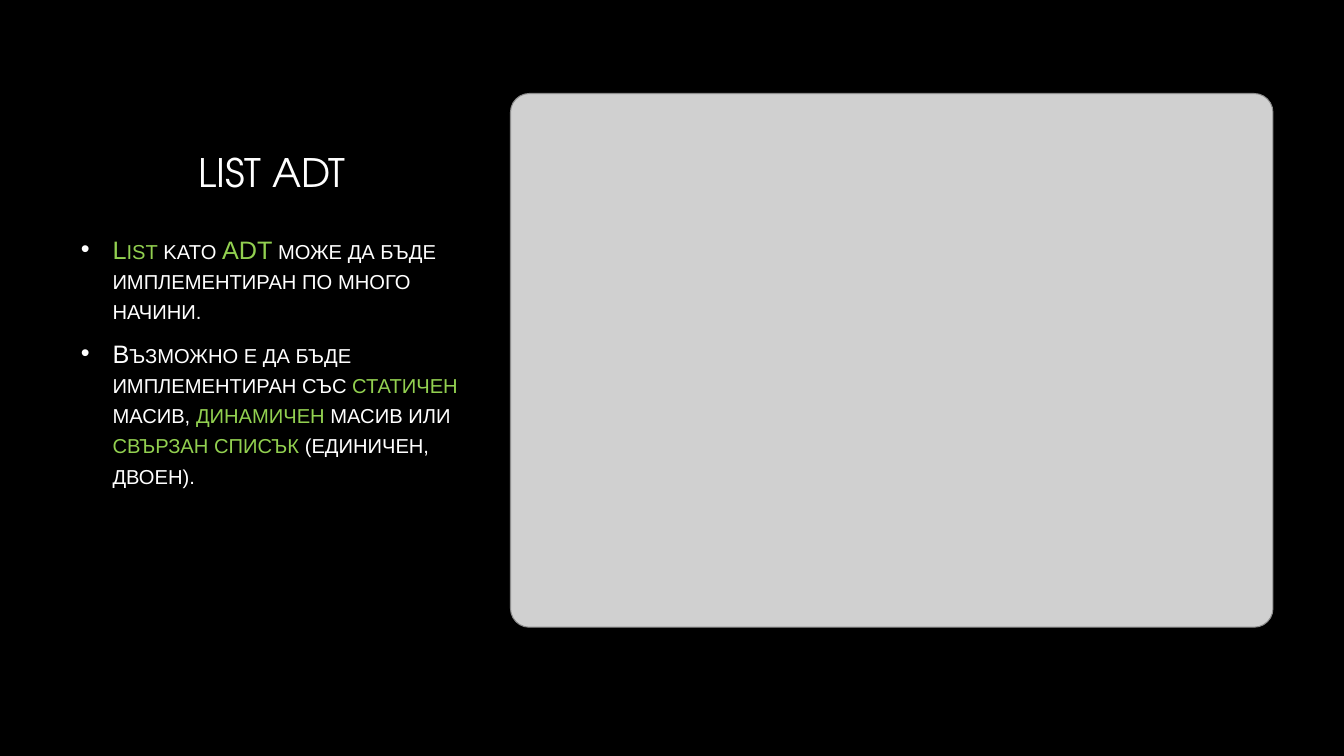
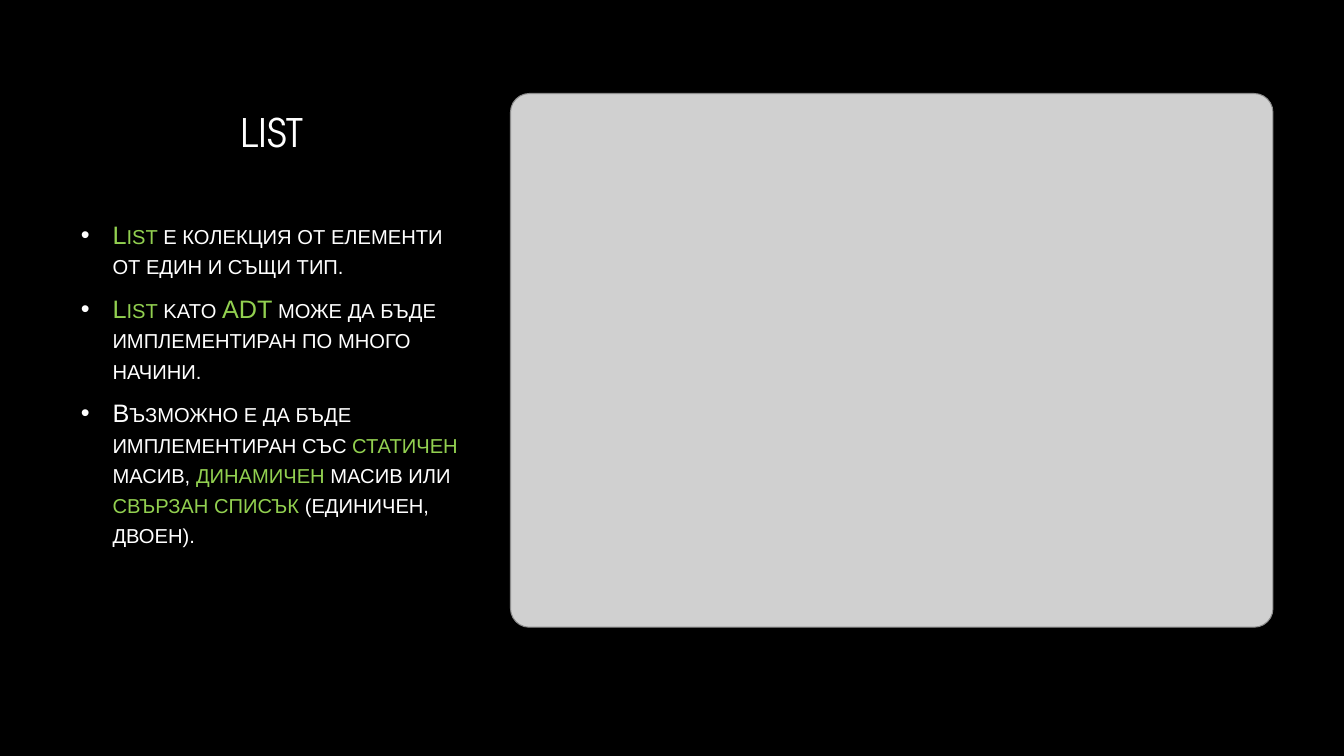
Before and after one commit to velizar92/CSharp-Programming-Presentations, a slide deck: slide 5 of Linear Data Structures.pptx. Drawn at 1344x756 pixels with LibreOffice and Linux fonts; fonts in the diff are those of the drawing; grey boxes stand for pictures; background and template pictures are left out. Boxes give left, top, right and bottom in pixels: in the first picture for what was removed or moved away, otherwise in the second. Text is boxed around its words. In the diff, an @@ line names an element or a change of style, - is before the commit and + after.

Commit message:
New slides for static list implementation

```diff
--- a/Linear Data Structures.pptx
+++ b/Linear Data Structures.pptx
@@ title at <box>240,117,303,148</box>: text changed @@
-LIST ADT
+LIST
@@ text "List е колекция от елементи ...": place and size @@
-text "List е колекция от елементи ..." at <box>113,241,458,488</box>
+text "List е колекция от елементи ..." at <box>113,230,458,547</box>
@@ text at <box>113,230,443,278</box>: paragraph added @@
+• List е колекция от елементи от един и същи тип.
```
Also in this commit, not shown: 3 slides added.
